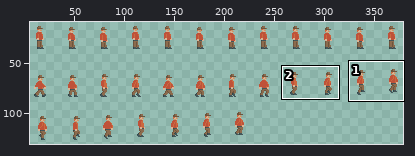
A sprite sheet gets an edit: resources/animations/player.png. Above, an overview of the earlier version with the close-up marked.
Close-up. The starting point:
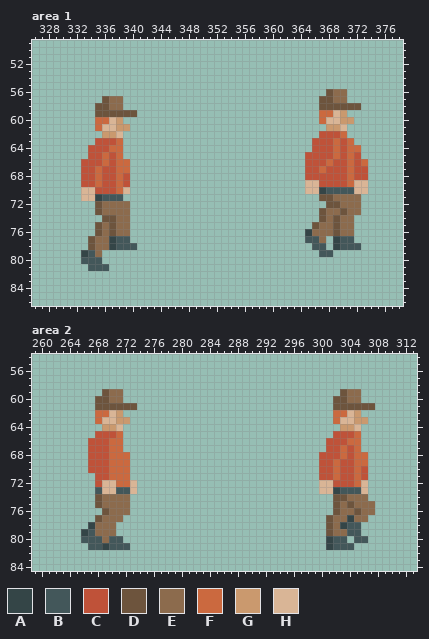
The file is 384x144 pixels. Shown: area 1: x 326..378, y 49..86; area 2: x 259..313, y 54..84. The wide view leaves out empty margins. The commit also changed other parts of the picture, which this record leaves out.
Palette (. is transparent): A #344547  B #43575a  C #bf5239  D #6d543d  E #8c6b4d  F #cb693f  G #ca996e  H #d9b596
Pixels before, area 1, first column x 333:
56 ...................................DEE...
57 ...DEE............................DDEE...
58 ..DDEE............................DDDDDD.
59 ..DDDDDD..........................FFHG...
60 ..FFHG............................FHHGG..
61 ..FHHGG............................GGH...
62 ...GGH............................CCCF...
63 ..CCCF...........................CCCFCF..
64 .CCCFF...........................CCCFCFF.
65 .CCFCF..........................CCCCFCFC.
66 CCCFCFF.........................CCCFCCFCF
67 CCFCCFF.........................CCFCCCFCC
68 CCFCCFC.........................CCCCCCFCC
69 CCFCCFC.........................HHCCCCFHH
70 HHCCCFH.........................HHABBBBHH
71 HHABBB............................DDEEEE.
72 ..DEEEE............................DDEEE.
73 ..DEEEE...........................DEEDEE.
74 ...DDEE...........................DEDEE..
75 ..DEDEE..........................DEEDEE..
76 ..DEDEE.........................AEEEDEE..
77 .DEEABB.........................BBE.ABB..
78 .DEEABBB.........................BB.ABBB.
79 ABE...............................BB.....
80 BBB......................................
81 .BBB.....................................
Pixels before, area 2, first column x 266:
59 ...DEE...............................DEE..
60 ..DDEE..............................DDEE..
61 ..DDDDDD............................DDDDDD
62 ..FFHG..............................FFHG..
63 ..FHHGG.............................FHHGG.
64 ...GGH...............................GGH..
65 ..CCCF..............................CCCF..
66 .CCCFF.............................CCCFF..
67 .CCCFF.............................CCFCF..
68 .CCCFFF...........................CCCFCFF.
69 .CCCFFF...........................CCFCCFF.
70 .CCCFFF...........................CCFCCFC.
71 ..CCFFF...........................CCFCCFC.
72 ..CHHFFH..........................HHCCCFH.
73 ..BHHBBH..........................HHABBBH.
74 ..DEEEE.............................DDEEE.
75 ..DEEEE.............................DEDEEE
76 ...DEEE.............................DEEDEE
77 ..DEEE.............................DEEAEE.
78 .AEEE..............................DEABB..
79 ABEEE..............................DEEBB..
80 BBBEBB.............................ABB.BB.
81 .BBABBB............................ABBB...
Now the later version:
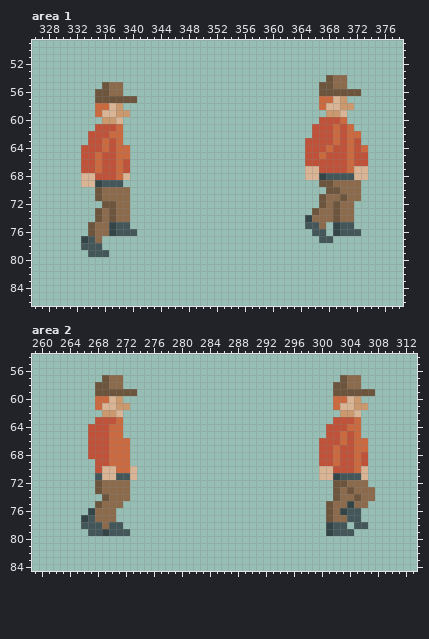
Edits made:
Changed rows in their new state; - is an unchanged pixel.
Area 1:
first column x 333:
54 -----------------------------------DEE---
55 ---DEE----------------------------DDEE---
56 --DDEE----------------------------D-DDDD-
57 --D-DDDD--------------------------FFHG---
58 --FFHG----------------------------FHHGG.-
59 --FHHGG.--------------------------.GGH---
60 --.GGH----------------------------CCCF.--
61 --CCCF.--------------------------CCCFCF--
62 -CCCFF---------------------------C--FCFF-
63 -C-F----------------------------C------C-
64 C--FC-F-------------------------C--FC--CF
65 C-FC--F---------------------------F-C---C
66 --FC--C----------------------------C----C
67 ------C-------------------------HHC----HH
68 HHC---H-------------------------HHABBBBHH
69 HHABBB.-------------------------..DDEEEE.
70 ..DEEEE-------------------------...DDEEE.
71 ..DEEEE----------------------------E-D---
72 --.DD-----------------------------DE---.-
73 ----D----------------------------DE-DE-.-
74 --DE----------------------------AEE------
75 -DE-ABB-------------------------BB-.ABB--
76 -DE-ABBB------------------------.BB.ABBB-
77 AB-....-------------------------..BB...--
78 BBB.....-------------------------..-....-
79 .-BB------------------------------..-----
80 ...--------------------------------------
81 -...-------------------------------------
Area 2:
first column x 266:
57 ---DEE-------------------------------DEE--
58 --DDEE------------------------------DDEE--
59 --D-DDDD----------------------------D-DDDD
60 --FFHG------------------------------FFHG--
61 --FHHGG.----------------------------FHHGG.
62 --.GGH------------------------------.GGH--
63 --CCCF.-----------------------------CCCF.-
64 -CCCFF-----------------------------CCCFF--
65 -C--F------------------------------C-F----
66 ------F---------------------------C--FC-F-
67 ------F---------------------------C-FC--F-
68 ------------------------------------FC--C-
69 -.--------------------------------------C-
70 -.-HH--H--------------------------HHC---H-
71 --BHHBBH--------------------------HHABBBH-
72 --DEEEE.--------------------------..DDEEE-
73 --DEEEE.--------------------------..DEDEEE
74 --.D---------------------------------E-D-E
75 ------.----------------------------DE-A--.
76 -AEE-..----------------------------DEABB..
77 ABE--.--------------------------------BB.-
78 BBB-BB-----------------------------ABB.-B-
79 .-BABBB----------------------------ABB-.--
80 ......-----------------------------...-..-
81 -......----------------------------....---
Boxes around the changes in both close-ups, in picture pixels (x1, y1, x2, y2):
changed: (305, 75, 368, 257)
changed: (81, 82, 137, 271)
changed: (81, 375, 137, 550)
changed: (319, 375, 375, 550)
